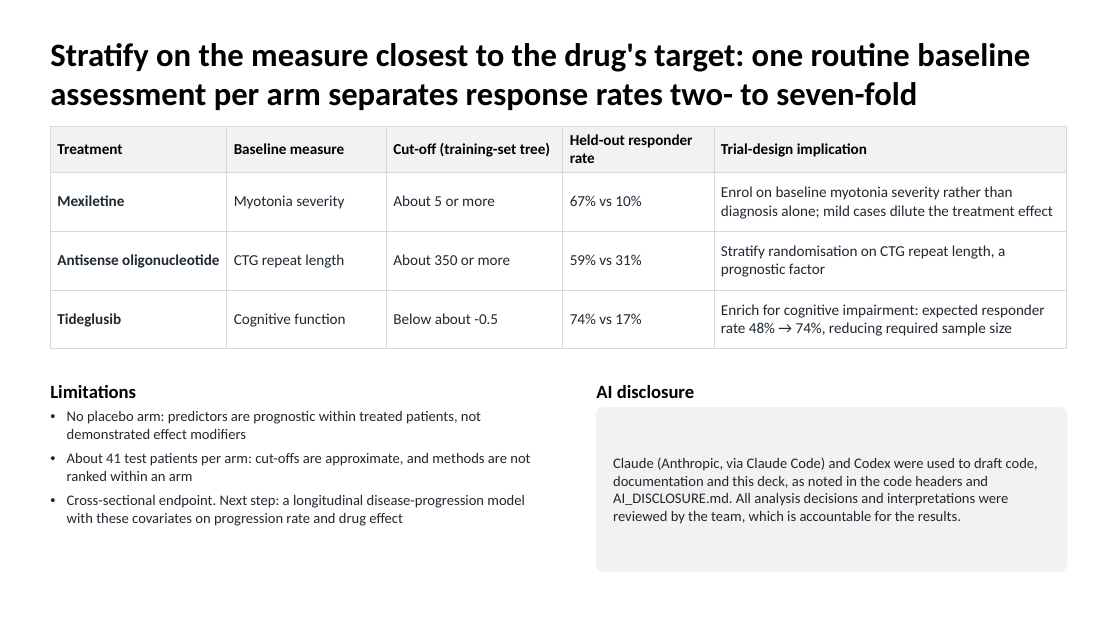
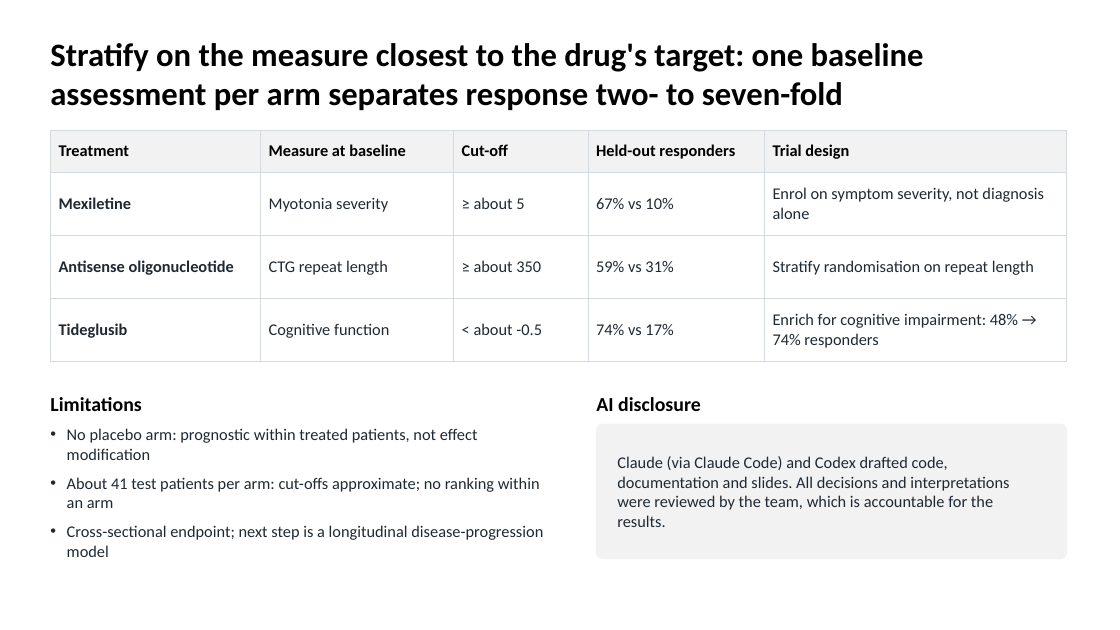
Before and after one commit to euibeom135-cell/acop2026-hackathon-team1, a slide deck: slide 6 of slides/Team1_DM1_slides.pptx. Drawn at 1120x630 pixels with LibreOffice and Linux fonts; fonts in the diff are those of the drawing. Boxes give left, top, right and bottom in pixels: in the first picture for what was removed or moved away, otherwise in the second. Text is boxed around its words. In the diff, an @@ line names an element or a change of style, - is before the commit and + after.

```diff
--- a/slides/Team1_DM1_slides.pptx
+++ b/slides/Team1_DM1_slides.pptx
@@ title at <box>50,43,924,110</box>: text changed @@
-Stratify on the measure closest to the drug's target: one routine baseline assessment per arm separates response rates two- to seven-fold
+Stratify on the measure closest to the drug's target: one baseline assessment per arm separates response two- to seven-fold
@@ table at <box>50,130,1067,352</box> @@
-row 1: Treatment | Baseline measure | Cut-off (training-set tree) | Held-out responder rate | Trial-design implication
+row 1: Treatment | Measure at baseline | Cut-off | Held-out responders | Trial design
-row 2, column 3: About 5 or more
+row 2, column 3: ≥ about 5
-row 2, column 5: Enrol on baseline myotonia severity rather than diagnosis alone; mild cases dilute the treatment effect
+row 2, column 5: Enrol on symptom severity, not diagnosis alone
-row 3, column 3: About 350 or more
+row 3, column 3: ≥ about 350
-row 3, column 5: Stratify randomisation on CTG repeat length, a prognostic factor
+row 3, column 5: Stratify randomisation on repeat length
-row 4, column 3: Below about -0.5
+row 4, column 3: < about -0.5
-row 4, column 5: Enrich for cognitive impairment: expected responder rate 48% → 74%, reducing required sample size
+row 4, column 5: Enrich for cognitive impairment: 48% → 74% responders
@@ size 13 to 14 pt in "Treatment", "Mexiletine", "Myotonia severity", "67% vs 10%" and 6 more places @@
@@ table: place and size @@
-table at <box>50,126,1067,340</box>
+table at <box>50,130,1067,352</box>
@@ text "Limitations": place and size @@
-text "Limitations" at <box>50,385,136,398</box>
+text "Limitations" at <box>50,397,141,411</box>
@@ text "Limitations" at <box>50,397,141,411</box>: size 16 to 17 pt @@
@@ text "AI disclosure": place and size @@
-text "AI disclosure" at <box>596,385,694,398</box>
+text "AI disclosure" at <box>596,397,701,411</box>
@@ text "AI disclosure" at <box>596,397,701,411</box>: size 16 to 17 pt @@
@@ text at <box>67,428,543,557</box>: text changed; size 12.5 to 14 pt @@
-• No placebo arm: predictors are prognostic within treated patients, not demonstrated effect modifiers
-• About 41 test patients per arm: cut-offs are approximate, and methods are not ranked within an arm
-• Cross-sectional endpoint. Next step: a longitudinal disease-progression model with these covariates on progression rate and drug effect
+• No placebo arm: prognostic within treated patients, not effect modification
+• About 41 test patients per arm: cut-offs approximate; no ranking within an arm
+• Cross-sectional endpoint; next step is a longitudinal disease-progression model
@@ rounded rectangle: place and size @@
-rounded rectangle at <box>597,408,1067,571</box>
+rounded rectangle at <box>597,424,1067,559</box>
@@ rounded rectangle at <box>597,424,1067,559</box>: proportions changed @@
@@ text at <box>617,456,1009,527</box>: text changed; size 12.5 to 14 pt @@
-Claude (Anthropic, via Claude Code) and Codex were used to draft code, documentation and this deck, as noted in the code headers and AI_DISCLOSURE.md. All analysis decisions and interpretations were reviewed by the team, which is accountable for the results.
+Claude (via Claude Code) and Codex drafted code, documentation and slides. All decisions and interpretations were reviewed by the team, which is accountable for the results.
```
Also in this commit, not shown: 8 other slides changed.
